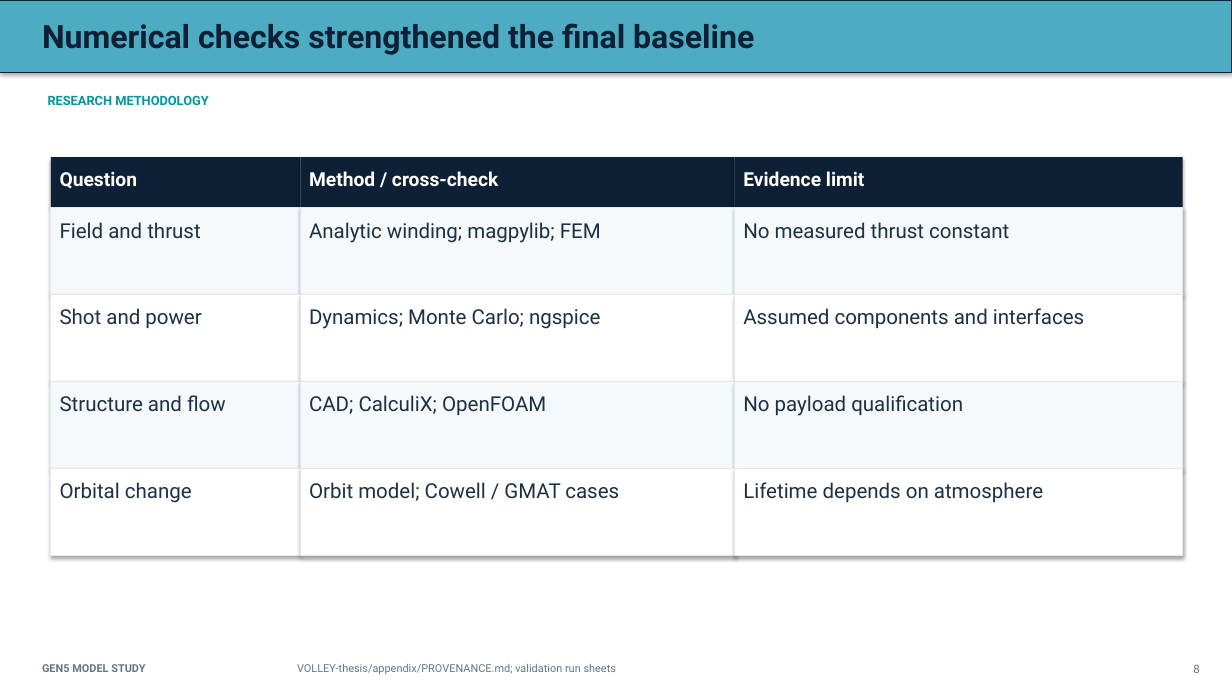
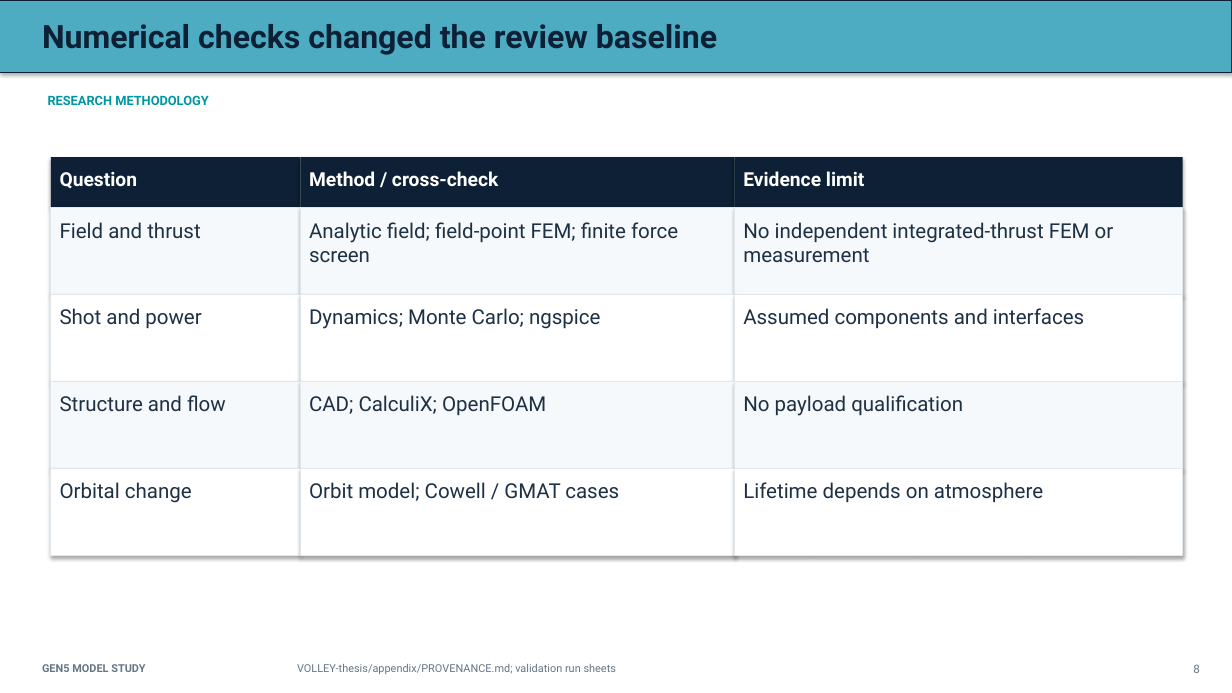
Before and after one commit to aaaaaaaaaaaavm/VOLLEY-thesis, a slide deck: slide 8 of university/final_review_2026_10_10/VOLLEY_Final_Review_2026-10-10.pptx. Drawn at 1232x693 pixels with LibreOffice and Linux fonts; fonts in the diff are those of the drawing. Boxes give left, top, right and bottom in pixels: in the first picture for what was removed or moved away, otherwise in the second. Text is boxed around its words. In the diff, an @@ line names an element or a change of style, - is before the commit and + after.

Commit message:
Prepare honest Gen5 final-review presentation and offline pack

```diff
--- a/university/final_review_2026_10_10/VOLLEY_Final_Review_2026-10-10.pptx
+++ b/university/final_review_2026_10_10/VOLLEY_Final_Review_2026-10-10.pptx
@@ text at [42,24,717,55]: text changed @@
-Numerical checks strengthened the final baseline
+Numerical checks changed the review baseline
@@ text at [309,222,678,262]: text changed @@
-Analytic winding; magpylib; FEM
+Analytic field; field-point FEM; finite force screen
@@ text at [743,222,1114,262]: text changed @@
-No measured thrust constant
+No independent integrated-thrust FEM or measurement
```
Also in this commit, not shown: 9 other slides changed, 15 other files.
